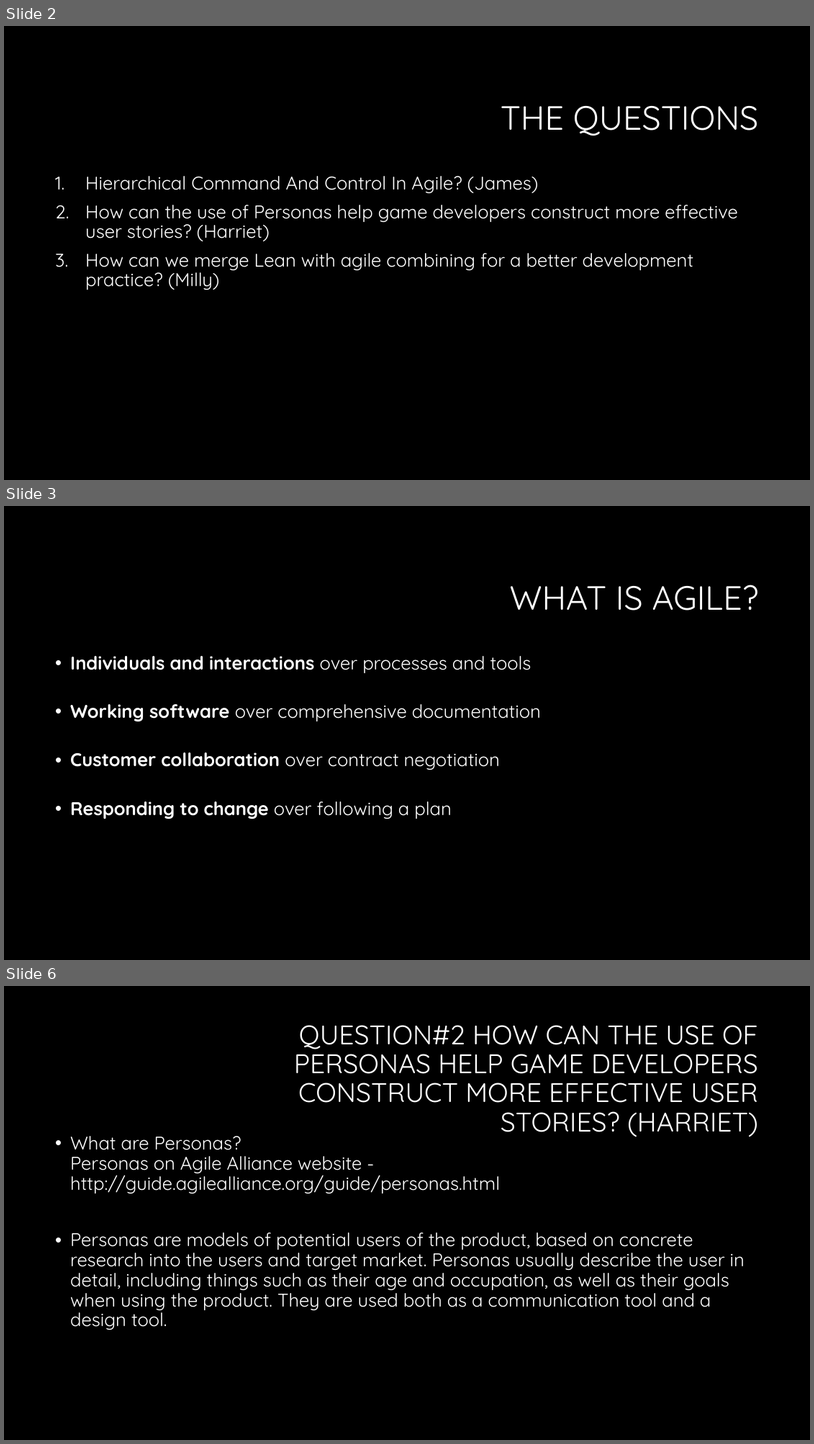
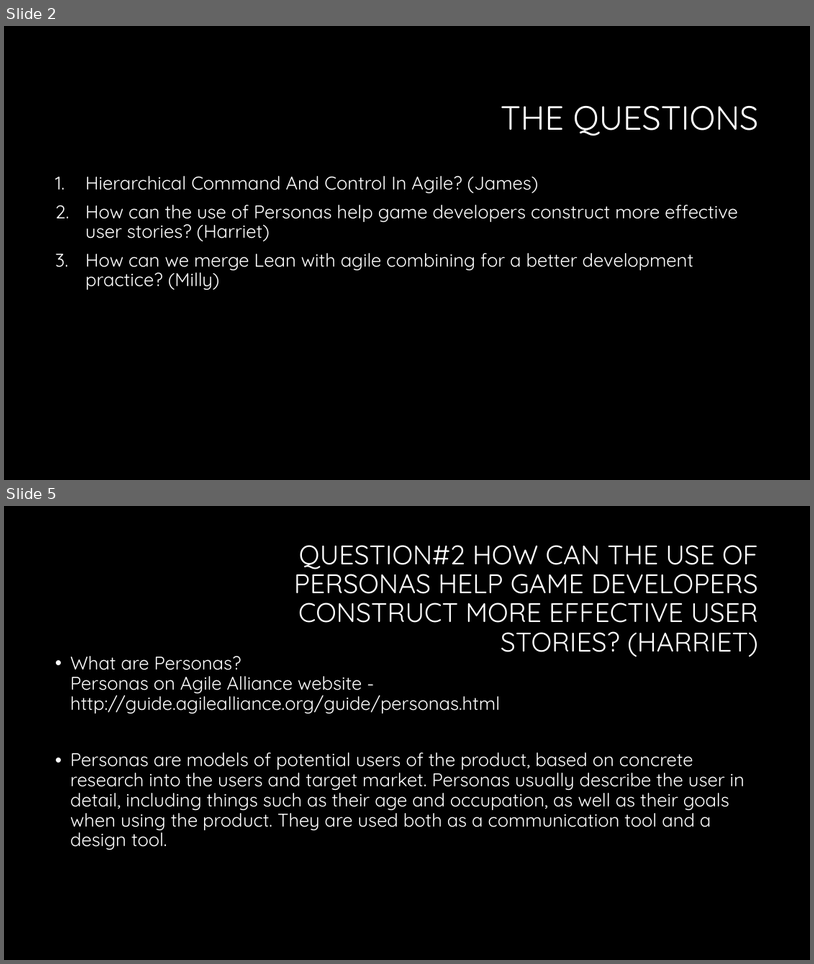
Before and after one commit to Falmouth-Games-Academy/comp150-agile, a slide deck: proposal/Agile questions.ppt. Shown one above the other, each under a label of ours: slides 2, 3 and 6 before the commit, slides 2 and 5 after it; the slides between them are not shown. The pictures are 814x1444 and 814x964 pixels, drawn with LibreOffice and Linux fonts; fonts in the diff are those of the drawing; background and template pictures are left out. Boxes give left, top, right and bottom in pixels: in the first picture for what was removed or moved away, otherwise in the second. Text is boxed around its words. In the diff, an @@ line names an element or a change of style, - is before the commit and + after.

```diff
--- a/proposal/Agile questions.ppt
+++ b/proposal/Agile questions.ppt
@@ slide 3 removed at [4, 506, 810, 960], background #000000 @@
@@ title removed at [510, 584, 759, 610] @@
-WHAT IS AGILE?
@@ text removed at [70, 656, 541, 818] @@
-• Individuals and interactions over processes and tools
-• Working software over comprehensive documentation
-• Customer collaboration over contract negotiation
-• Responding to change over following a plan
@@ what was slide 6 is now slide 5 @@
```
Also in this commit, not shown: 2 slides changed.
